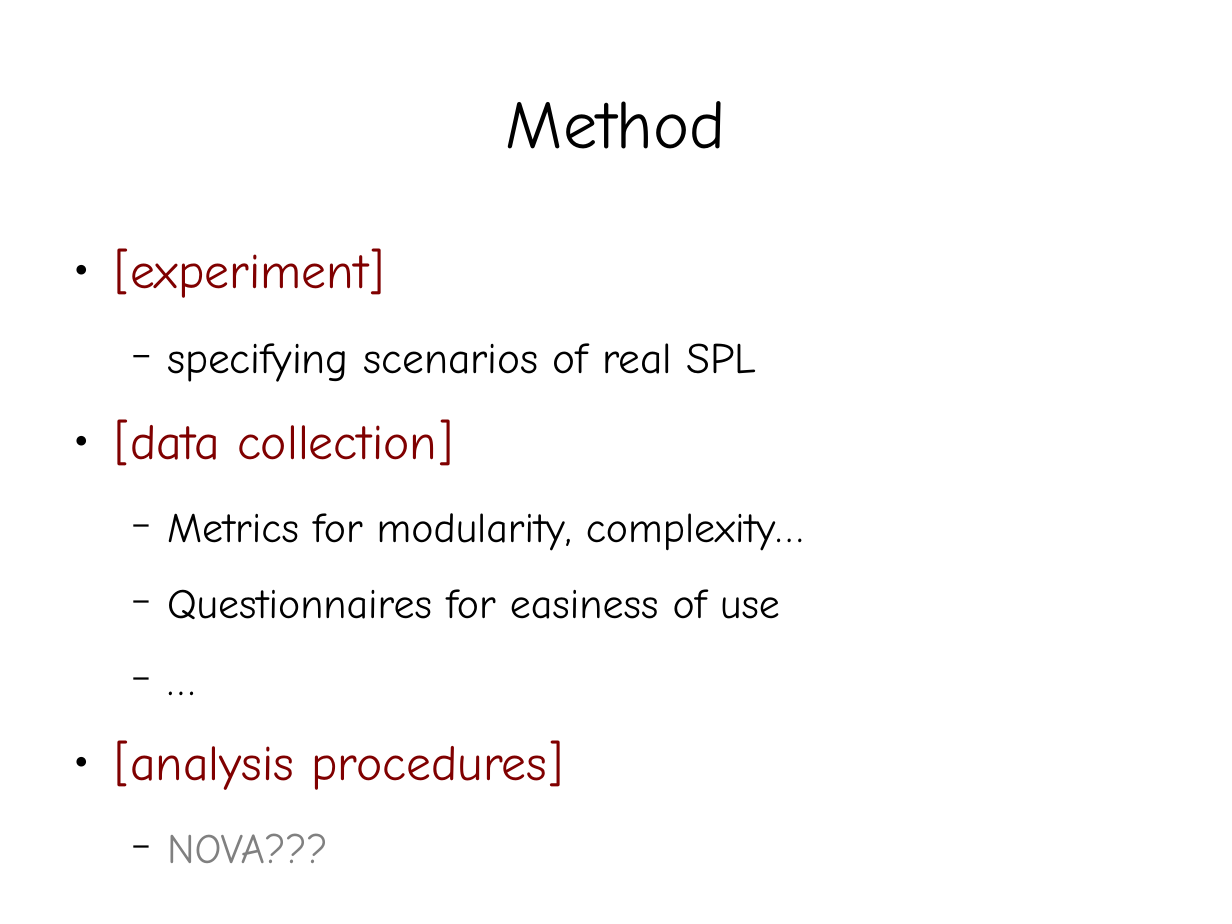
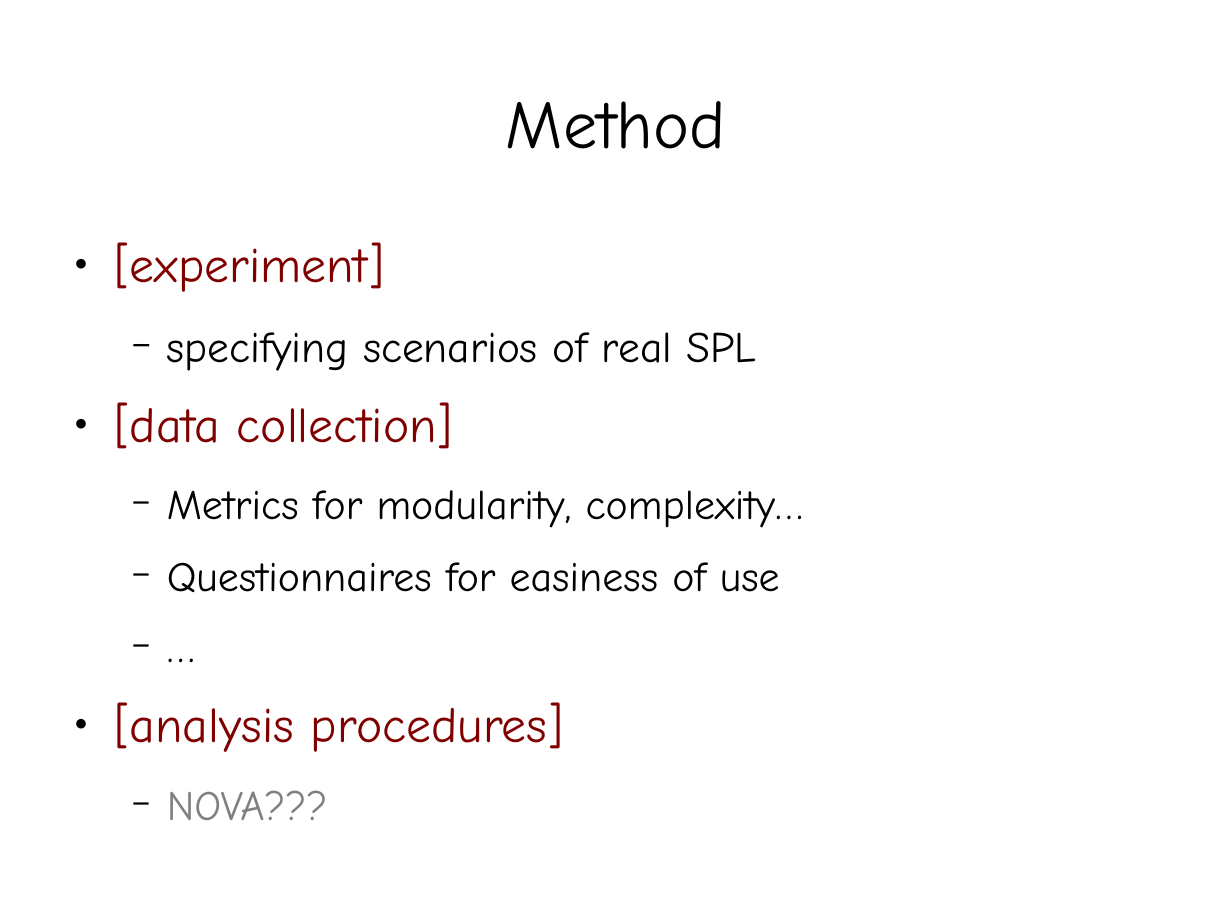
Before and after one commit to rbonifacio/variability-management-research, a slide deck: slide 6 of VariabilityManagement/docs/casestudies/smart-home/planning.ppt. Drawn at 1232x924 pixels with LibreOffice and Linux fonts; fonts in the diff are those of the drawing. Boxes give left, top, right and bottom in pixels: in the first picture for what was removed or moved away, otherwise in the second. Text is boxed around its words. In the diff, an @@ line names an element or a change of style, - is before the commit and + after.

```diff
--- a/VariabilityManagement/docs/casestudies/smart-home/planning.ppt
+++ b/VariabilityManagement/docs/casestudies/smart-home/planning.ppt
@@ text "[experiment]" at (x1=114, y1=242, x2=803, y2=820): line spacing 1.17 to 1.07 @@
```
Also in this commit, not shown: 2 other slides changed.
